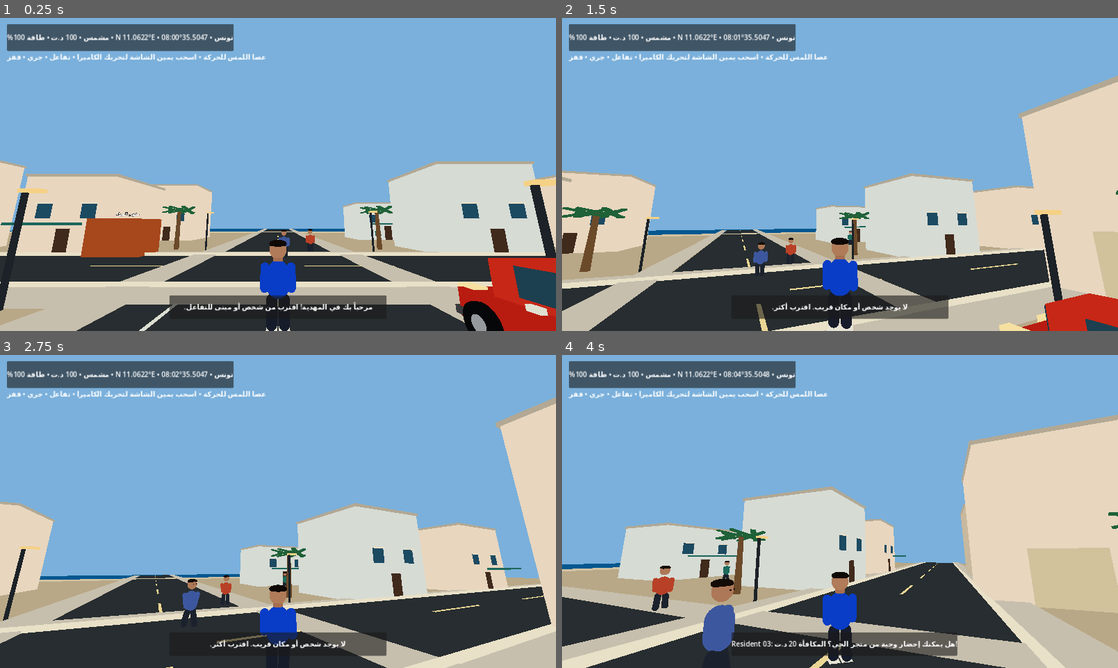
Above: before the commit, frames 1-4 (two rows, left to right).
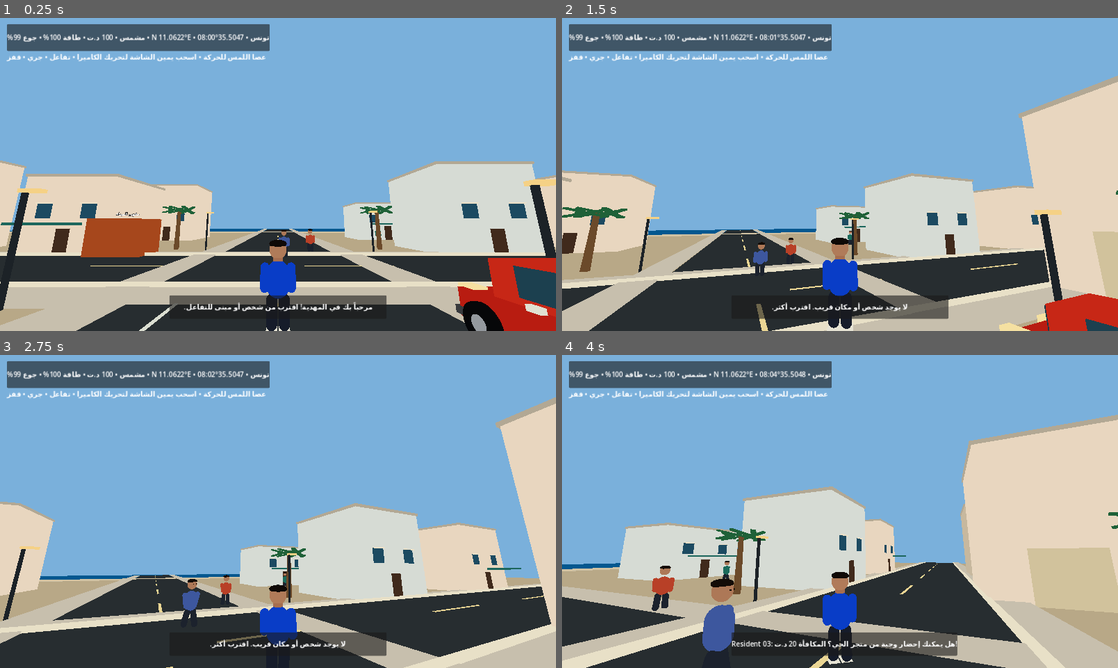
Above: after the commit, the same moments.

Repository: stevennpllk-crypto/REAL-LIFE-MAHDIA
Game: Godot game, scene res://scenes/Main.tscn
Same seed, same stepped clock (60 frames per second), same inputs: the game is played once before the commit and once after it.
Inputs (mouse positions are in pixels of both pictures, inside the frame that each line leads up to):
- Up to frame 1 (0.25 s): no input
- Up to frame 2 (1.5 s): tap Enter at 0.5 s; move the mouse to (867, 174) at 0.52 s; hold W (move_forward) from 0.53 s (still down); tap E (interact) at 0.6 s; tap Space (jump) at 0.77 s; move the mouse to (812, 174) at 1.27 s; tap Shift (run) at 1.35 s
- Up to frame 3 (2.75 s): keep holding W (move_forward); tap Space (jump) at 1.52 s; move the mouse to (289, 505) at 2.02 s; tap E (interact) at 2.1 s
- Up to frame 4 (4 s): keep holding W (move_forward); move the mouse to (834, 517) at 2.77 s; tap Shift (run) at 2.85 s; tap Space (jump) at 3.02, 3.77 s; move the mouse to (878, 514) at 3.52 s; tap E (interact) at 3.6 s

The runs differ from the first frame. In frame 1, 1.1% of the frame differs, in the area x 2-49%, y 2-11%; in frame 2, 1.1%; in frame 3, 1.1%; in frame 4, 1.1%.

Commit message:
Show hunger in the live player HUD

Diff:
--- a/scripts/main.gd
+++ b/scripts/main.gd
@@ -297,4 +297,4 @@
 		planet_navigation.update_from_player(player.global_position)
 	if is_instance_valid(status_label):
 		var hour_value: float = world_systems.hour if is_instance_valid(world_systems) else 8.0
-		status_label.text = "%s • %s • %02d:%02d • %s • %d د.ت • طاقة %d%%" % [planet_navigation.get_region_name(), planet_navigation.get_coordinate_text(), int(hour_value), int(fposmod(hour_value * 60.0, 60.0)), world_systems.weather, life_manager.money, int(life_manager.energy)]
+		status_label.text = "%s • %s • %02d:%02d • %s • %d د.ت • طاقة %d%% • جوع %d%%" % [planet_navigation.get_region_name(), planet_navigation.get_coordinate_text(), int(hour_value), int(fposmod(hour_value * 60.0, 60.0)), world_systems.weather, life_manager.money, int(life_manager.energy), int(life_manager.hunger)]
